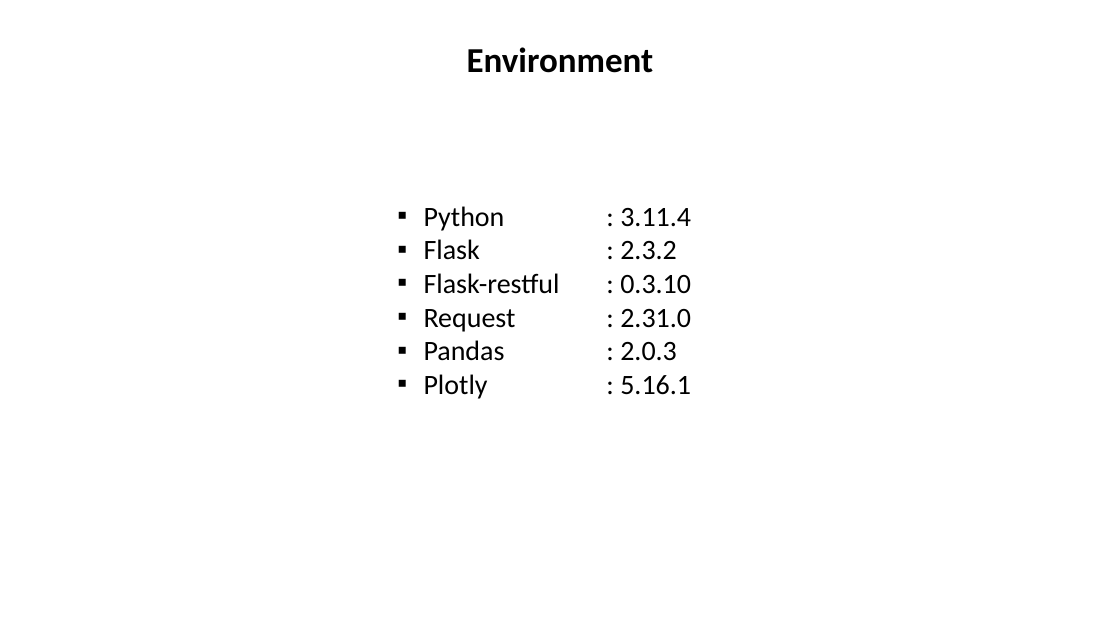
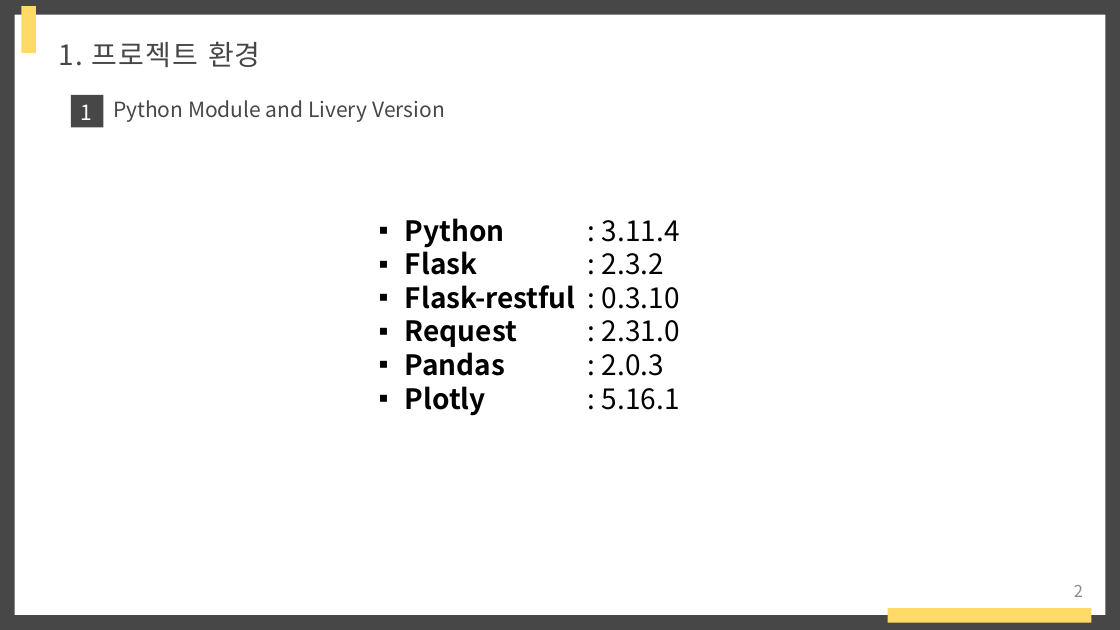
Before and after one commit to raccoon-coding/Eins-Internship, a slide deck: slide 2 of 아인스에스엔시 발표.pptx (slide 1 before the commit). Drawn at 1120x630 pixels with LibreOffice and Linux fonts; fonts in the diff are those of the drawing. Boxes give left, top, right and bottom in pixels: in the first picture for what was removed or moved away, otherwise in the second. Text is boxed around its words. In the diff, an @@ line names an element or a change of style, - is before the commit and + after.

```diff
--- a/아인스에스엔시 발표.pptx
+++ b/아인스에스엔시 발표.pptx
@@ background #FFFFFF to #474747 @@
@@ rectangle added at (14, 14, 1106, 615), fill #FFFFFF @@
@@ rectangle added at (21, 5, 36, 53), fill #FFDA67 @@
@@ text added at (59, 41, 261, 67), 24 pt, text #474747 @@
+1. 프로젝트 환경
@@ text removed at (467, 47, 654, 73) @@
-Environment
@@ rectangle added at (71, 95, 103, 128), fill #474747 @@
@@ text added at (81, 104, 93, 120), 18 pt, text #FFFFFF @@
+1
@@ text added at (113, 100, 445, 122), 18 pt, text #474747 @@
+Python Module and Livery Version
@@ text "Python": place and size @@
-text "Python" at (424, 206, 560, 399)
+text "Python" at (405, 218, 576, 416)
@@ text "Python" at (405, 218, 576, 416): font Calibri to Noto Sans CJK KR, bold on @@
@@ text ": 3.11.4": place and size @@
-text ": 3.11.4" at (620, 208, 691, 395)
+text ": 3.11.4" at (602, 220, 680, 410)
@@ text ": 3.11.4" at (602, 220, 680, 410): font Calibri to Noto Sans CJK KR @@
@@ page number added at (1074, 585, 1083, 597), 14 pt, text #8C8C8C @@
+2
@@ rectangle added at (888, 608, 1091, 623), fill #FFDA67 @@
```
Also in this commit, not shown: 12 other slides changed, 1 slide added, 28 other files.
